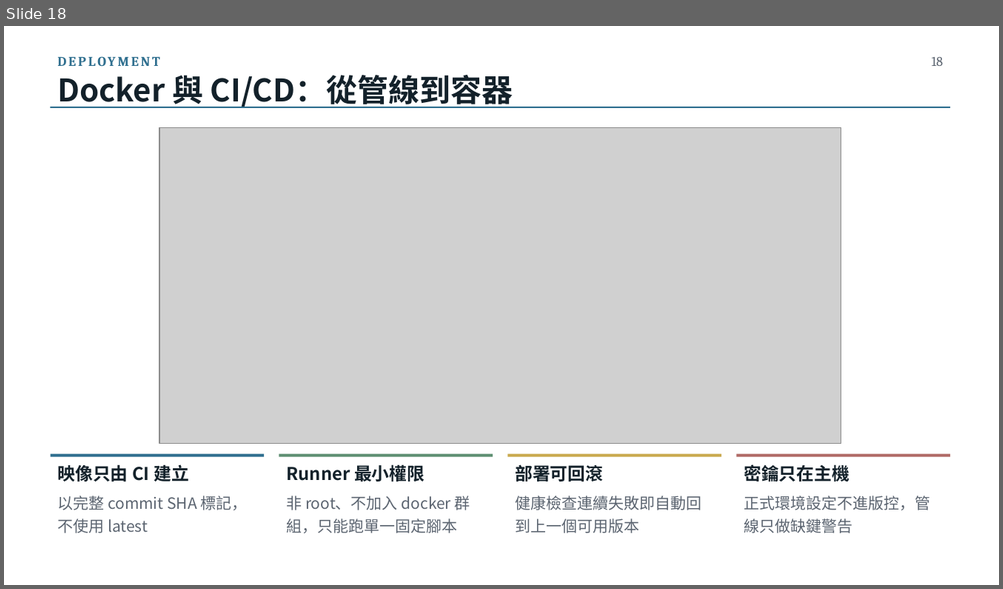
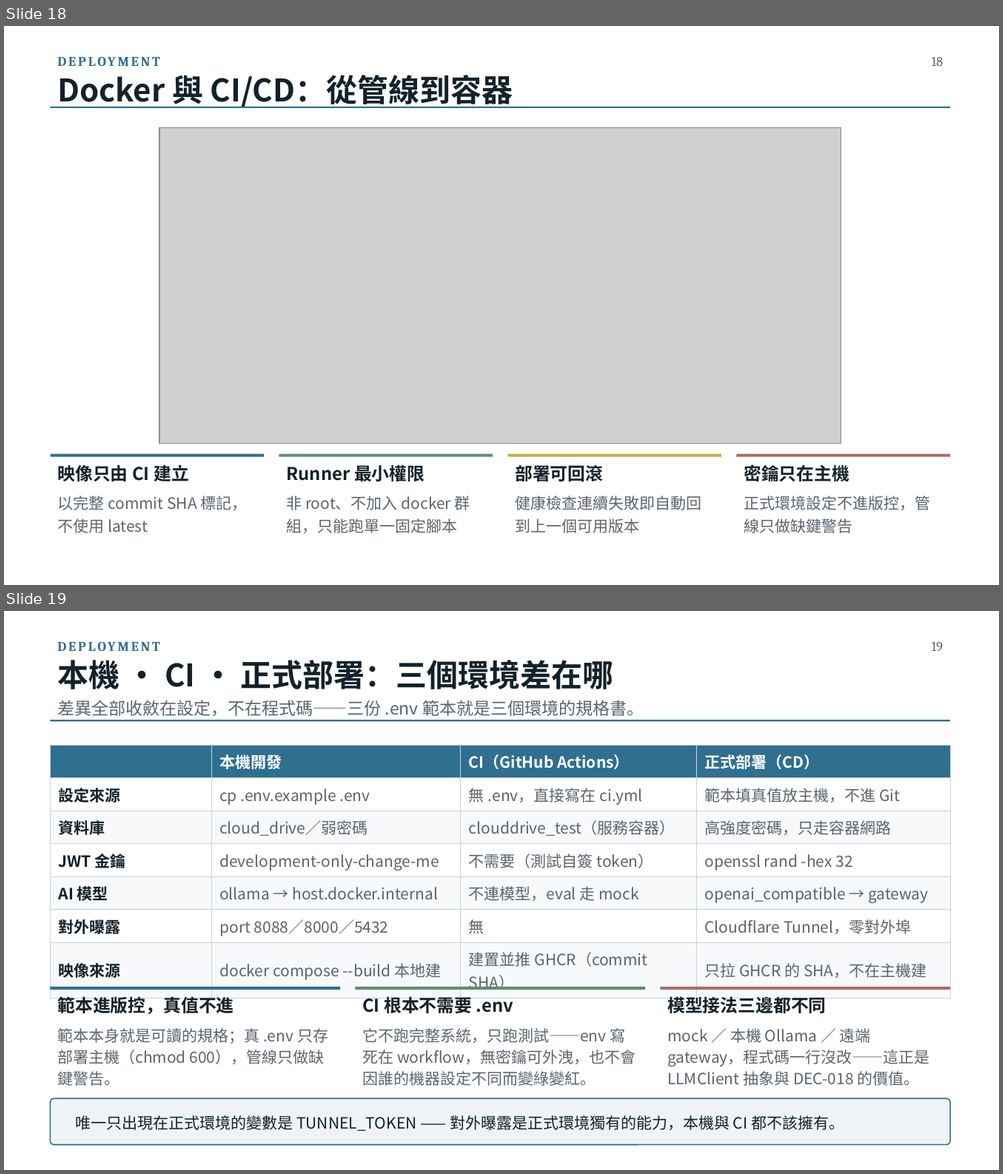
Before and after one commit to billwu101/CloudDrive, a slide deck: doc/ppt/CloudDrive_專題報告_v2.0.pptx. Shown one above the other, each under a label of ours: slide 18 before the commit, slides 18 and 19 after it. The pictures are 1003x589 and 1003x1174 pixels, drawn with LibreOffice and Linux fonts; fonts in the diff are those of the drawing; grey boxes stand for pictures. Boxes give left, top, right and bottom in pixels: in the first picture for what was removed or moved away, otherwise in the second. Text is boxed around its words. In the diff, an @@ line names an element or a change of style, - is before the commit and + after.

```diff
--- a/doc/ppt/CloudDrive_專題報告_v2.0.pptx
+++ b/doc/ppt/CloudDrive_專題報告_v2.0.pptx
@@ slide 19 added at [4,611,999,1170], background #FFFFFF @@
@@ text added at [51,636,603,655], 13 pt, text #2F6F8F, bold @@
+DEPLOYMENT
@@ text added at [931,642,942,651], 13 pt, text #5B6470 @@
+19
@@ text added at [57,660,614,689], 30 pt, text #13212A, bold @@
+本機 · CI · 正式部署：三個環境差在哪
@@ rectangle added at [51,720,950,721], fill #2F6F8F @@
@@ text added at [57,700,643,716], 16.5 pt, text #5B6470 @@
+差異全部收斂在設定，不在程式碼——三份 .env 範本就是三個環境的規格書。
@@ table added at [51,745,950,993], 7 rows, 4 columns @@
+ | 本機開發 | CI（GitHub Actions） | 正式部署（CD）
+設定來源 | cp .env.example .env | 無 .env，直接寫在 ci.yml | 範本填真值放主機，不進 Git
+資料庫 | cloud_drive／弱密碼 | clouddrive_test（服務容器） | 高強度密碼，只走容器網路
+JWT 金鑰 | development-only-change-me | 不需要（測試自簽 token） | openssl rand -hex 32
+AI 模型 | ollama → host.docker.internal | 不連模型，eval 走 mock | openai_compatible → gateway
+對外曝露 | port 8088／8000／5432 | 無 | Cloudflare Tunnel，零對外埠
+映像來源 | docker compose --build 本地建 | 建置並推 GHCR（commit SHA） | 只拉 GHCR 的 SHA，不在主機建
@@ rectangle added at [51,987,341,990], fill #2F6F8F @@
@@ rectangle added at [356,987,646,990], fill #5E8F72 @@
@@ rectangle added at [660,987,950,990], fill #B06A66 @@
@@ text added at [57,994,233,1014], 17 pt, text #13212A, bold @@
+範本進版控，真值不進
@@ text added at [362,994,514,1014], 17 pt, text #13212A, bold @@
+CI 根本不需要 .env
@@ text added at [667,994,826,1014], 17 pt, text #13212A, bold @@
+模型接法三邊都不同
@@ text added at [57,1028,328,1086], 15 pt, text #5B6470 @@
+範本本身就是可讀的規格；真 .env 只存部署主機（chmod 600），管線只做缺鍵警告。
@@ text added at [362,1028,635,1086], 15 pt, text #5B6470 @@
+它不跑完整系統，只跑測試——env 寫死在 workflow，無密鑰可外洩，也不會因誰的機器設定不同而變綠變紅。
@@ text added at [667,1028,930,1086], 15 pt, text #5B6470 @@
+mock ／ 本機 Ollama ／ 遠端 gateway，程式碼一行沒改——這正是 LLMClient 抽象與 DEC-018 的價值。
@@ rounded rectangle added at [51,1099,950,1145], fill #EFF3F6, outline #2F6F8F 1.1 pt @@
@@ text added at [76,1116,844,1131], 15 pt, text #13212A @@
+唯一只出現在正式環境的變數是 TUNNEL_TOKEN —— 對外曝露是正式環境獨有的能力，本機與 CI 都不該擁有。
```
Also in this commit, not shown: 8 slides changed, 1 other file.
